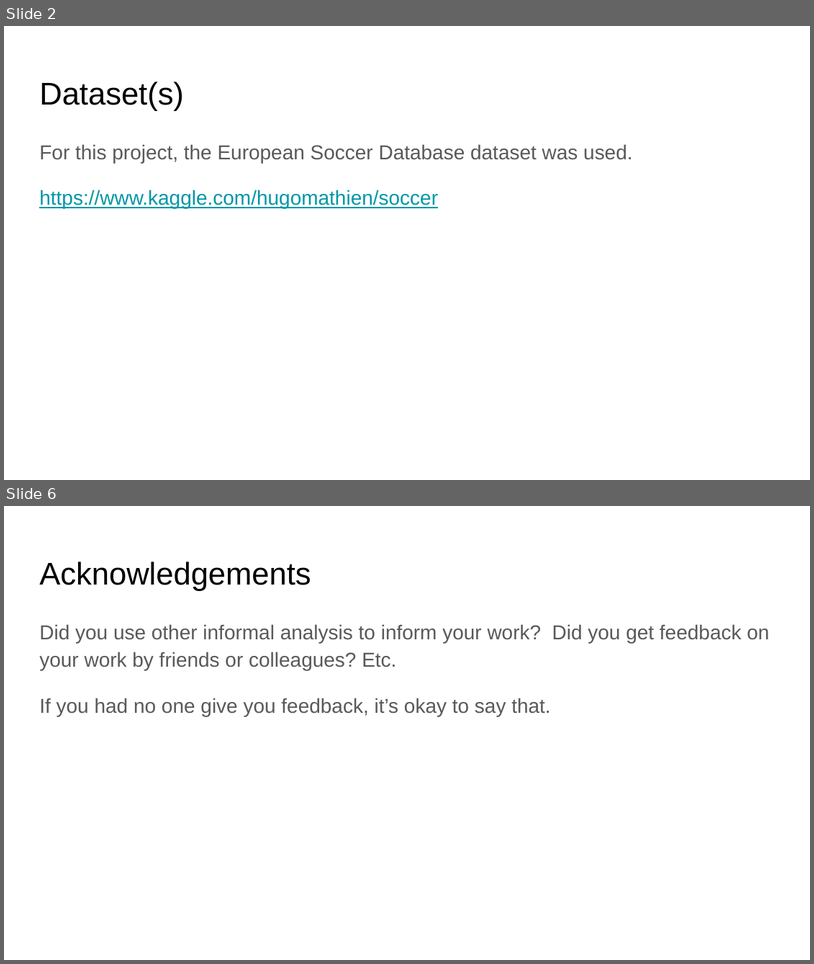
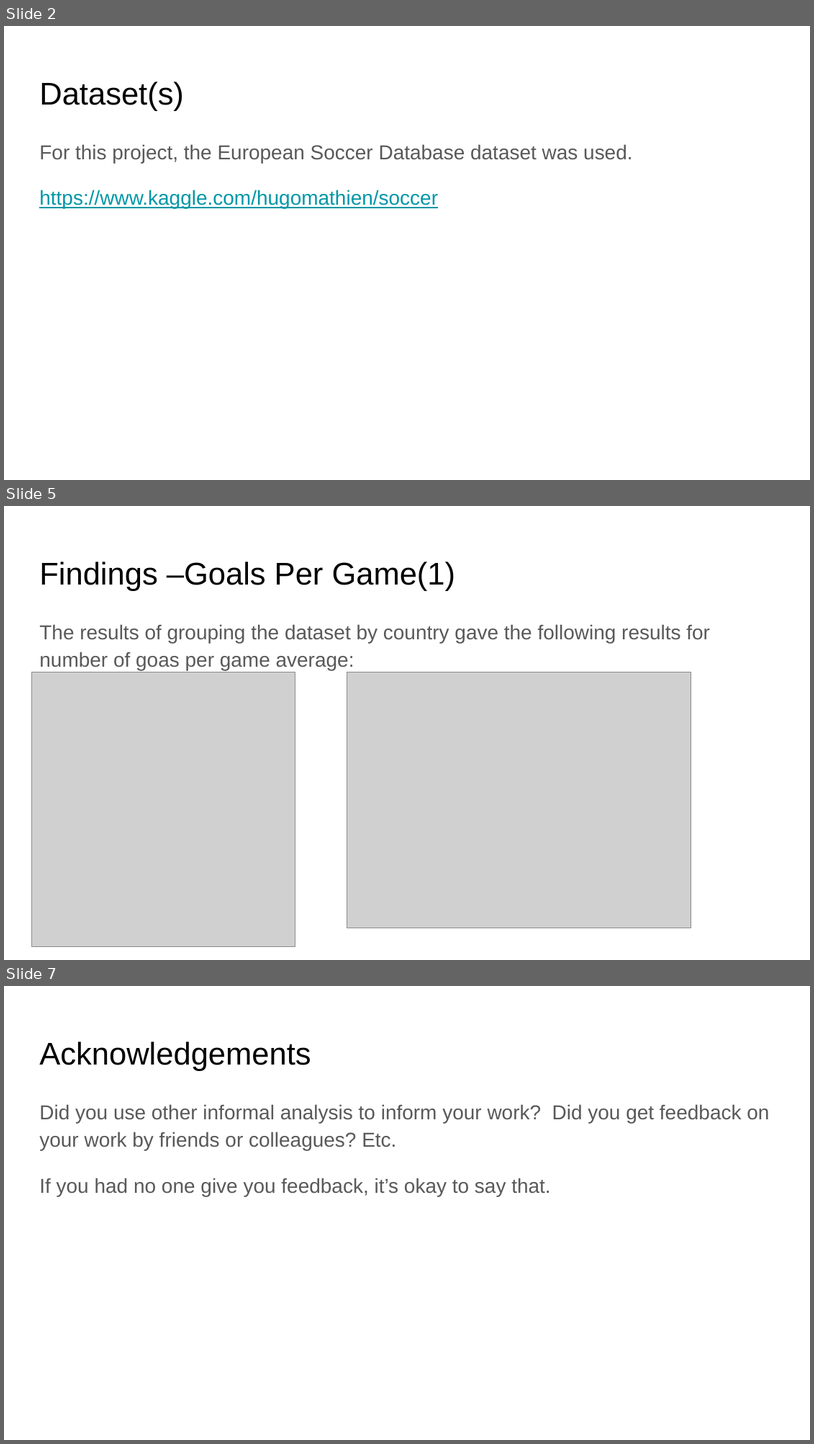
Before and after one commit to EdmondLeahy/PythonForDataScience, a slide deck: Week6/Slides/DSE 200X_ MiniProjectPresentation-Eleahy.pptx. Shown one above the other, each under a label of ours: slides 2 and 6 before the commit, slides 2, 5 and 7 after it; the slides between them are not shown. The pictures are 814x964 and 814x1444 pixels, drawn with LibreOffice and Linux fonts; fonts in the diff are those of the drawing; grey boxes stand for pictures. Boxes give left, top, right and bottom in pixels: in the first picture for what was removed or moved away, otherwise in the second. Text is boxed around its words. In the diff, an @@ line names an element or a change of style, - is before the commit and + after.

```diff
--- a/Week6/Slides/DSE 200X_ MiniProjectPresentation-Eleahy.pptx
+++ b/Week6/Slides/DSE 200X_ MiniProjectPresentation-Eleahy.pptx
@@ slide 5 added at box(4, 506, 810, 960), background #FFFFFF @@
@@ title added at box(39, 561, 456, 591), 28 pt, text #000000 @@
+Findings –Goals Per Game(1)
@@ text added at box(39, 624, 710, 671), 18 pt, text #595959 @@
+The results of grouping the dataset by country gave the following results for number of goas per game average:
@@ picture added at box(31, 672, 295, 947) @@
@@ picture added at box(347, 672, 691, 928) @@
@@ what was slide 6 is now slide 7 @@
```
Also in this commit, not shown: 1 slide changed, 2 other slides added, 2 slides removed, 1 other file.
